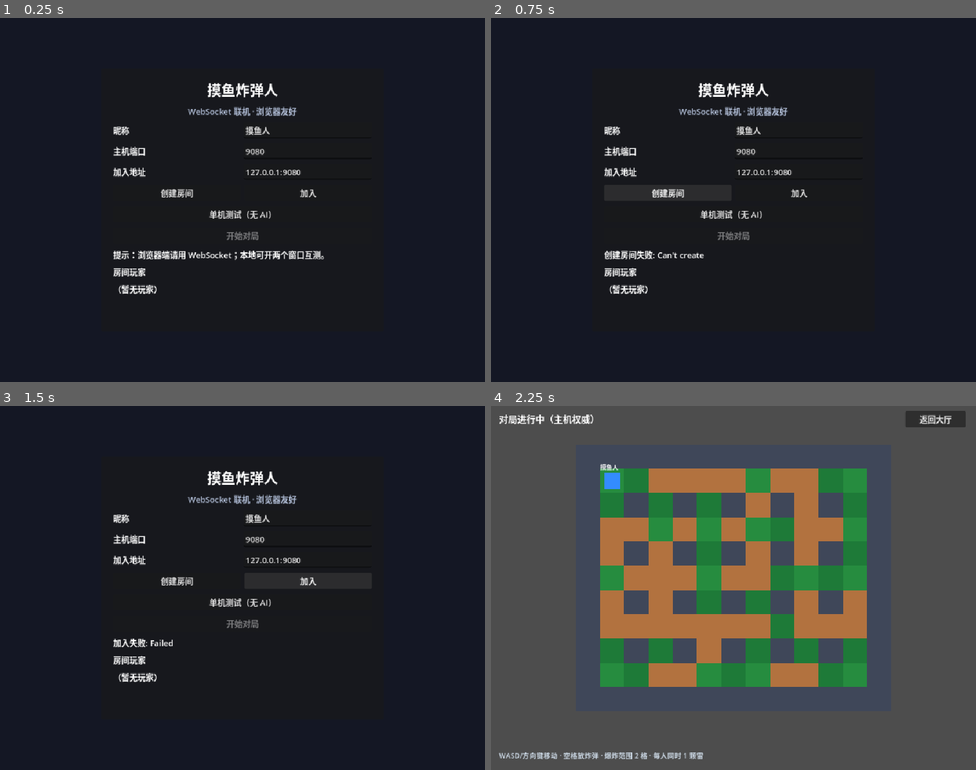
Above: before the commit, frames 1-4 (two rows, left to right).
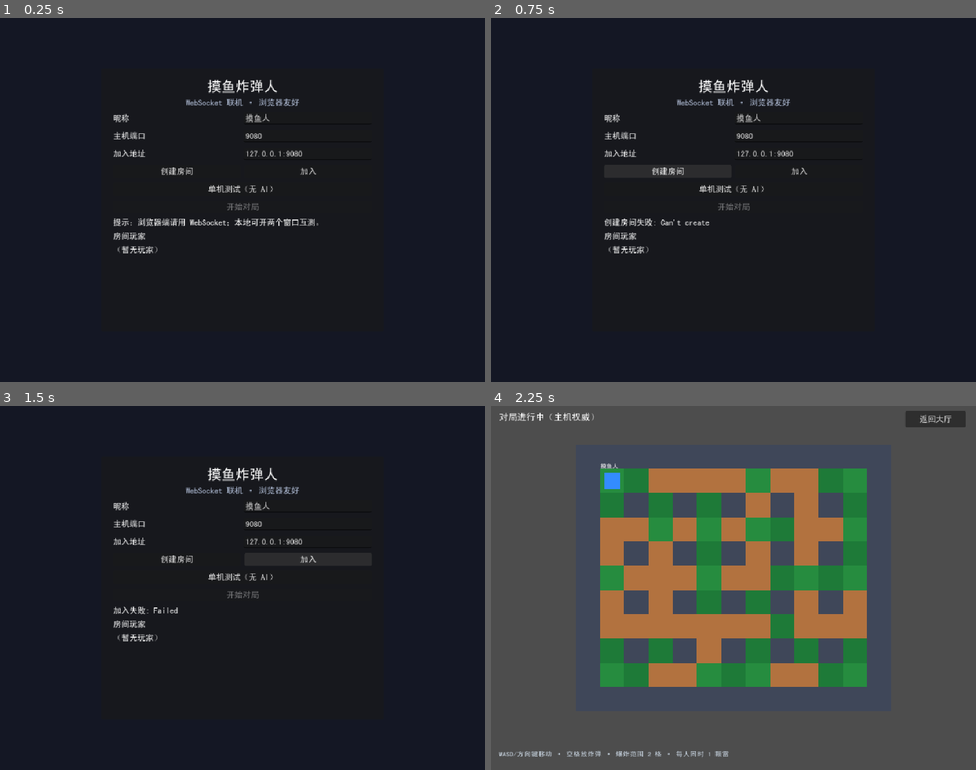
Above: after the commit, the same moments.

Repository: jopatk123/bomberman-web
Game: Godot game, scene res://scenes/lobby.tscn
Same seed, same stepped clock (60 frames per second), same inputs: the game is played once before the commit and once after it.
Inputs:
- Up to frame 1 (0.25 s): no input
- Up to frame 2 (0.75 s): click "创建房间" at 0.5 s
- Up to frame 3 (1.5 s): click "加入" at 1.25 s
- Up to frame 4 (2.25 s): click "单机测试（无 AI）" at 2 s

The runs differ from the first frame. In frame 1, 4.1% of the frame differs, in the area x 23-67%, y 16-76%; in frame 2, 3.5%; in frame 3, 3.3%; in frame 4, 1.1%.

Commit message:
Fix Chinese garbled text with embedded CJK UI font
Add SIMHEI subset (GB2312-ish) as project theme default so lobby/HUD/nicknames render correctly on Web.

Diff:
--- /dev/null
+++ b/assets/ui/default_theme.tres
@@ -0,0 +1,7 @@
+[gd_resource type="Theme" load_steps=2 format=3]
+
+[ext_resource type="FontFile" path="res://assets/fonts/GameCJK.ttf" id="1_font"]
+
+[resource]
+default_font = ExtResource("1_font")
+default_font_size = 16
--- a/project.godot
+++ b/project.godot
@@ -57,3 +57,7 @@
 
 renderer/rendering_method="gl_compatibility"
 renderer/rendering_method.mobile="gl_compatibility"
+
+[gui]
+
+theme/custom="res://assets/ui/default_theme.tres"
--- a/scripts/player.gd
+++ b/scripts/player.gd
@@ -16,6 +16,9 @@
 	var label := Label.new()
 	label.text = display_name
 	label.position = Vector2(-24, -36)
+	var font := load("res://assets/fonts/GameCJK.ttf")
+	if font:
+		label.add_theme_font_override("font", font)
 	label.add_theme_font_size_override("font_size", 12)
 	add_child(label)
 
--- /dev/null
+++ b/scripts/verify_cjk_font.gd
@@ -0,0 +1,22 @@
+extends SceneTree
+## Headless: ensure CJK font loads and can measure Chinese glyphs.
+
+func _init() -> void:
+	var font: Font = load("res://assets/fonts/GameCJK.ttf")
+	if font == null:
+		push_error("GameCJK.ttf failed to load")
+		quit(1)
+		return
+	var theme: Theme = load("res://assets/ui/default_theme.tres")
+	if theme == null:
+		push_error("default_theme.tres failed to load")
+		quit(2)
+		return
+	var sample := "摸鱼炸弹人 对局进行中 获胜"
+	var sz := font.get_string_size(sample, HORIZONTAL_ALIGNMENT_LEFT, -1, 16)
+	if sz.x < 8.0:
+		push_error("CJK string size too small: %s" % sz)
+		quit(3)
+		return
+	print("CJK_FONT_OK size=", sz, " theme_font=", theme.default_font != null)
+	quit(0)
Binary file added: assets/fonts/GameCJK.ttf
Not shown, added: assets/fonts/GameCJK.ttf.import
